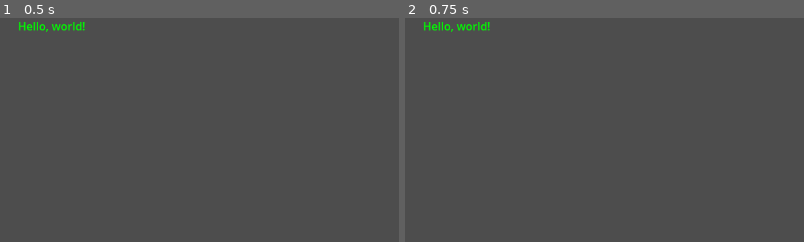
Above: before the commit, frames 1-2 (left to right).
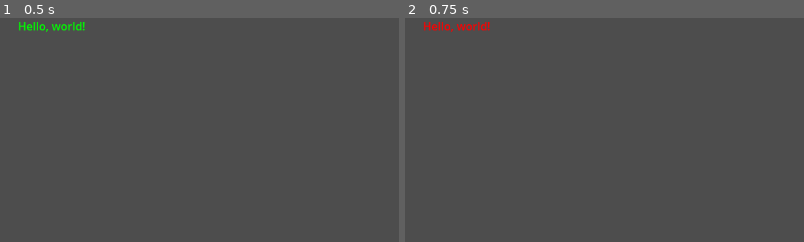
Above: after the commit, the same moments.

Repository: fernandoasg/GDScript-Tutorial
Game: Godot game, scene res://main.tscn
Two runs of this game, one before a commit and one after it. Both use one fixed random seed, a clock stepped at 60 frames per second and the inputs below.
Inputs:
- Up to frame 1 (0.5 s): no input
- Up to frame 2 (0.75 s): tap Enter at 0.5 s; hold Space (my_Action, bound only after the commit) from 0.53 s (still down)
The pictures show only the part of the screen within x 0-50%, y 0-50%; the shares and areas given below are measured in that part.

Frame 1 is identical in both runs. In frame 2, 0.4% of the frame differs, in the area x 4-22%, y 1-7%.

Commit message:
Handling inputs

Diff:
--- a/main.gd
+++ b/main.gd
@@ -4,3 +4,10 @@
 	print("Hello, world!")
 	$Label.text = "Hello, world!"
 	$Label.modulate = Color.GREEN
+
+func _input(event):
+	if event.is_action_pressed("my_Action"):
+		$Label.modulate = Color.RED
+
+	if event.is_action_released("my_Action"):
+		$Label.modulate = Color.GREEN
--- a/project.godot
+++ b/project.godot
@@ -15,6 +15,14 @@
 config/features=PackedStringArray("4.2", "GL Compatibility")
 config/icon="res://icon.svg"
 
+[input]
+
+my_Action={
+"deadzone": 0.5,
+"events": [Object(InputEventKey,"resource_local_to_scene":false,"resource_name":"","device":-1,"window_id":0,"alt_pressed":false,"shift_pressed":false,"ctrl_pressed":false,"meta_pressed":false,"pressed":false,"keycode":0,"physical_keycode":32,"key_label":0,"unicode":32,"echo":false,"script":null)
+]
+}
+
 [rendering]
 
 renderer/rendering_method="gl_compatibility"
